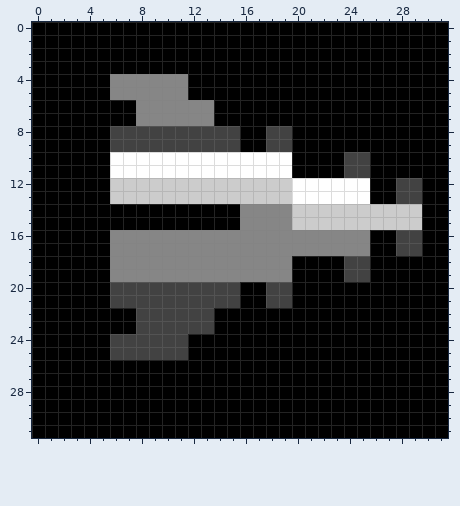
Two states of a pixel-art sprite, GroundControl/resources/Ship.png. Above is the file before it was changed.
The file is 32x32 pixels.
Once edited:
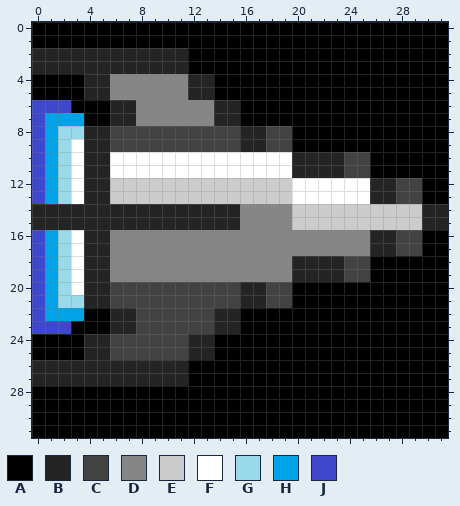
Palette (. is transparent): A #000000  B #242424  C #424242  D #868686  E #cccccc  F #ffffff  G #99d9ea  H #00a2e8  J #3f48cc
Changes in this commit:
Changed rows in their new state; - is an unchanged pixel.
first column x 0:
 2 BBBBBBBBBBBB--------------------
 3 BBBBBBBBBBBB--------------------
 4 ----BB------BB------------------
 5 ----BB------BB------------------
 6 JJJ---BB------BB----------------
 7 JHHH--BB------BB----------------
 8 JHGGBB----------BB--------------
 9 JHGFBB----------BB--------------
10 JHGFBB--------------BBBB--------
11 JHGFBB--------------BBBB--------
12 JHGFBB--------------------BB----
13 JHGFBB--------------------BB----
14 BBBBBBBBBBBBBBBB--------------BB
15 BBBBBBBBBBBBBBBB--------------BB
16 JHGFBB--------------------BB----
17 JHGFBB--------------------BB----
18 JHGFBB--------------BBBB--------
19 JHGFBB--------------BBBB--------
20 JHGFBB----------BB--------------
21 JHGGBB----------BB--------------
22 JHHH--BB------BB----------------
23 JJJ---BB------BB----------------
24 ----BB------BB------------------
25 ----BB------BB------------------
26 BBBBBBBBBBBB--------------------
27 BBBBBBBBBBBB--------------------
Changed places in both pictures, as pixel boxes (x1, y1, x2, y2):
changed: (32, 48, 448, 386)
